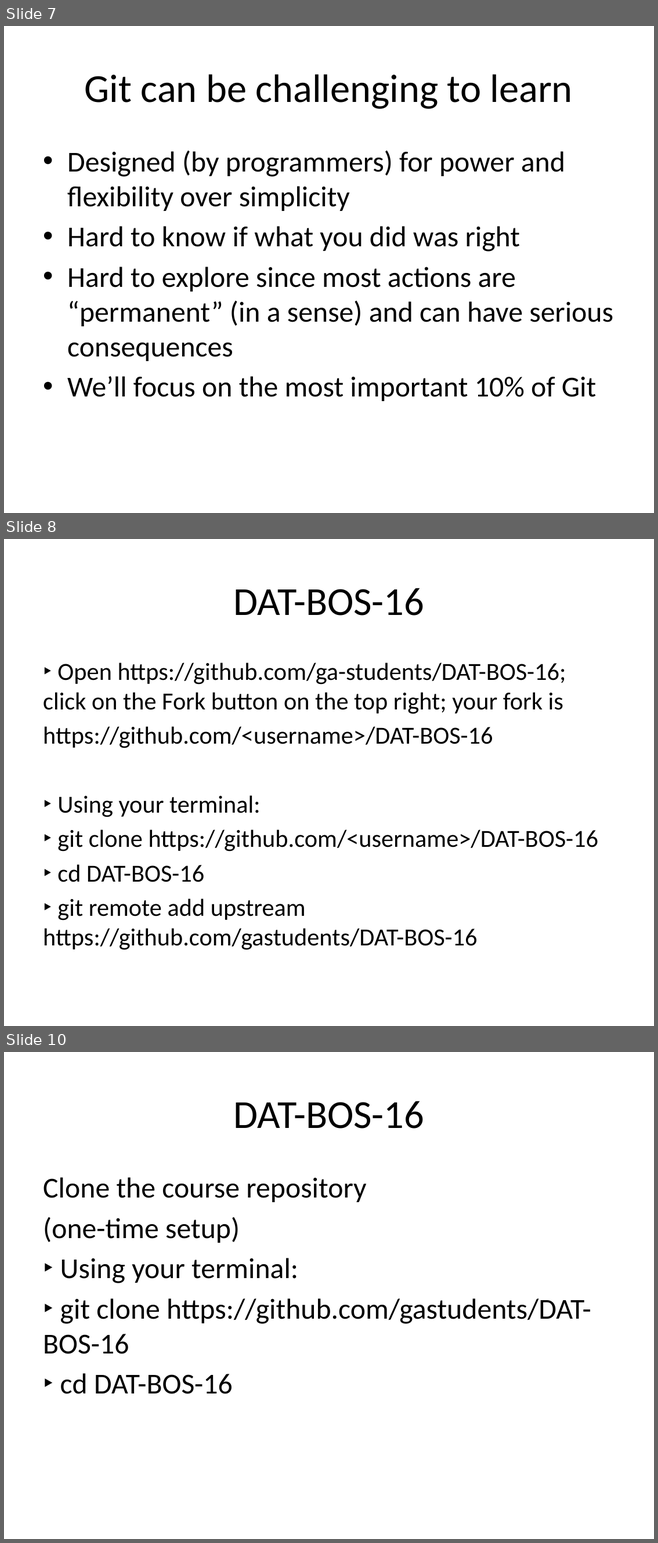
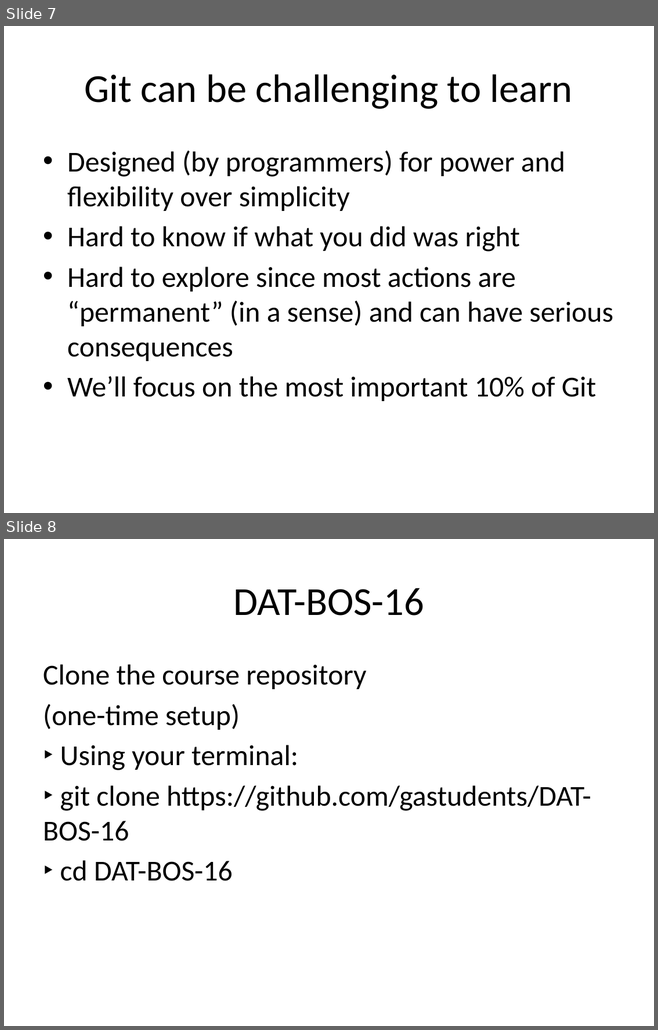
Before and after one commit to victoryang1/DAT-BOS-16, a slide deck: lessons/lesson-03/03_git_github_Data-science.pptx. Shown one above the other, each under a label of ours: slides 7, 8 and 10 before the commit, slides 7 and 8 after it; the slides between them are not shown. The pictures are 658x1543 and 658x1030 pixels, drawn with LibreOffice and Linux fonts; fonts in the diff are those of the drawing. Boxes give left, top, right and bottom in pixels: in the first picture for what was removed or moved away, otherwise in the second. Text is boxed around its words. In the diff, an @@ line names an element or a change of style, - is before the commit and + after.

```diff
--- a/lessons/lesson-03/03_git_github_Data-science.pptx
+++ b/lessons/lesson-03/03_git_github_Data-science.pptx
@@ slide 8 removed at <box>4,539,654,1026</box>, background #FFFFFF @@
@@ title removed at <box>234,588,424,616</box> @@
-DAT-BOS-16
@@ text removed at <box>43,663,598,950</box> @@
-‣ Open https://github.com/ga-students/DAT-BOS-16; click on the Fork button on the top right; your fork is
-https://github.com/<username>/DAT-BOS-16
-‣ Using your terminal:
-‣ git clone https://github.com/<username>/DAT-BOS-16
-‣ cd DAT-BOS-16
-‣ git remote add upstream https://github.com/gastudents/DAT-BOS-16
@@ what was slide 10 is now slide 8 @@
```
Also in this commit, not shown: 1 slide changed, 1 slide added, 1 other slide removed.
